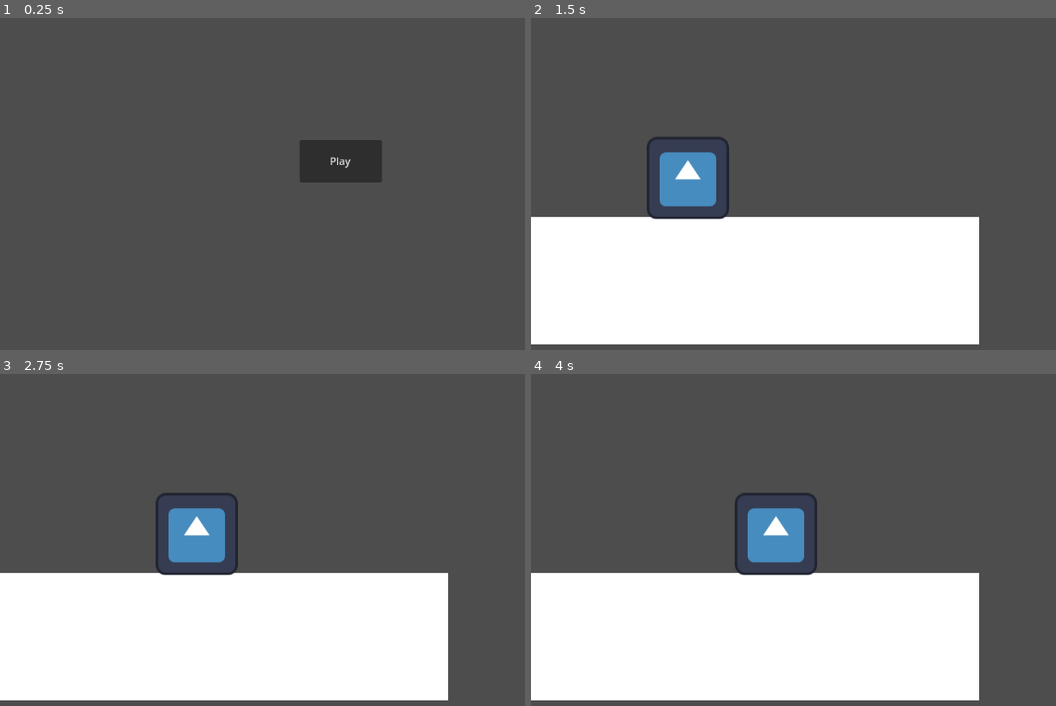
Above: before the commit, frames 1-4 (two rows, left to right).
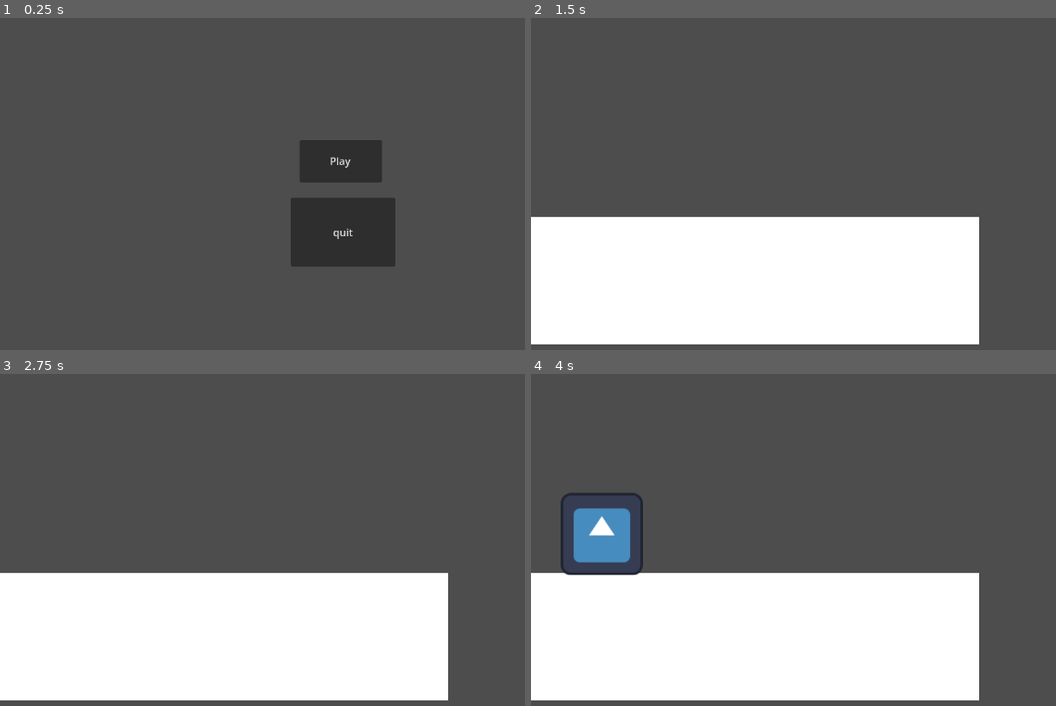
Above: after the commit, the same moments.

Repository: vincentcmartinez/holdit
Game: Godot game, scene res://src/game container/game_container.tscn
Two runs of this game, one before a commit and one after it. Both use one fixed random seed, a clock stepped at 60 frames per second and the inputs below. The engine's default icon, where the game draws it, is replaced by a stand-in: a white triangle on a blue panel in a dark square.
Inputs:
- Up to frame 1 (0.25 s): no input
- Up to frame 2 (1.5 s): click "Play" at 0.5 s
- Up to frame 3 (2.75 s): no input
- Up to frame 4 (4 s): no input

The runs differ from the first frame. In frame 1, 4.1% of the frame differs, in the area x 55-76%, y 54-75%; in frame 2, 2.3%; in frame 3, 2.3%; in frame 4, 4.6%, in the area x 5-55%, y 35-61%.

Commit message:
Added toy spawner, conveyor belt works

Diff:
--- a/hold-it!/main_menu.gd
+++ b/hold-it!/main_menu.gd
@@ -1,6 +1,9 @@
 extends CanvasLayer
 class_name MainMenu
 
-func _on_button_pressed() -> void:
+func _on_play_button_pressed() -> void:
 	get_tree().get_root().get_node("GameContainer").spawn_world()
 	queue_free()
+
+func _on_quit_button_pressed() -> void:
+	get_tree().quit()
--- a/hold-it!/project.godot
+++ b/hold-it!/project.godot
@@ -31,8 +31,9 @@
 [layer_names]
 
 2d_physics/layer_1="ConveyorBelt"
-2d_physics/layer_2="Toy"
-2d_physics/layer_3="ToyPart"
+2d_physics/layer_2="ConveyorBeltDetector"
+2d_physics/layer_3="Toy"
+2d_physics/layer_4="ToyPart"
 
 [rendering]
 
--- a/hold-it!/src/game container/world.tscn
+++ b/hold-it!/src/game container/world.tscn
@@ -1,16 +1,19 @@
-[gd_scene load_steps=4 format=3 uid="uid://dt88jd310wh84"]
+[gd_scene load_steps=5 format=3 uid="uid://dt88jd310wh84"]
 
 [ext_resource type="Script" path="res://src/game container/world.gd" id="1_ogvad"]
-[ext_resource type="PackedScene" uid="uid://bhpajphsy41nw" path="res://src/toys/toy_robot.tscn" id="2_c3sp0"]
+[ext_resource type="PackedScene" uid="uid://pqo80022h03m" path="res://src/toys/toy_spawner.tscn" id="2_m53fk"]
 
 [sub_resource type="RectangleShape2D" id="RectangleShape2D_psv0d"]
 size = Vector2(770, 140)
+
+[sub_resource type="RectangleShape2D" id="RectangleShape2D_fijah"]
+size = Vector2(751, 73)
 
 [node name="World" type="Node2D"]
 script = ExtResource("1_ogvad")
 
 [node name="ConveyorBelt" type="StaticBody2D" parent="."]
-collision_mask = 2
+collision_mask = 4
 
 [node name="ColorRect" type="ColorRect" parent="ConveyorBelt"]
 offset_left = -61.0
@@ -22,5 +25,12 @@
 position = Vector2(312, 382)
 shape = SubResource("RectangleShape2D_psv0d")
 
-[node name="ToyRobot" parent="." instance=ExtResource("2_c3sp0")]
-position = Vector2(242, 58)
+[node name="ConveyorDetector" type="Area2D" parent="ConveyorBelt"]
+collision_mask = 2
+
+[node name="CollisionShape2D" type="CollisionShape2D" parent="ConveyorBelt/ConveyorDetector"]
+position = Vector2(322, 345)
+shape = SubResource("RectangleShape2D_fijah")
+
+[node name="ToySpawner" parent="." instance=ExtResource("2_m53fk")]
+position = Vector2(32, 213)
--- a/hold-it!/src/menus/main_menu.tscn
+++ b/hold-it!/src/menus/main_menu.tscn
@@ -5,11 +5,19 @@
 [node name="MainMenu" type="CanvasLayer"]
 script = ExtResource("1_4iuuo")
 
-[node name="Button" type="Button" parent="."]
+[node name="PlayButton" type="Button" parent="."]
 offset_left = 466.0
 offset_top = 190.0
 offset_right = 594.0
 offset_bottom = 256.0
 text = "Play"
 
-[connection signal="pressed" from="Button" to="." method="_on_button_pressed"]
+[node name="QuitButton" type="Button" parent="."]
+offset_left = 452.0
+offset_top = 280.0
+offset_right = 615.0
+offset_bottom = 387.0
+text = "quit"
+
+[connection signal="pressed" from="PlayButton" to="." method="_on_play_button_pressed"]
+[connection signal="pressed" from="QuitButton" to="." method="_on_quit_button_pressed"]
--- a/hold-it!/src/toys/toy.gd
+++ b/hold-it!/src/toys/toy.gd
@@ -1,5 +1,16 @@
 extends RigidBody2D
 class_name Toy
 
+@onready var on_conveyor_belt : bool = false
+
 func _physics_process(delta: float) -> void:
-	position.x += 1
+	if on_conveyor_belt:
+		position.x += 1
+	if position.y > 500:
+		queue_free()
+
+func _on_conveyor_belt_area_area_entered(area: Area2D) -> void:
+	on_conveyor_belt = true
+
+func _on_conveyor_belt_area_area_exited(area: Area2D) -> void:
+	on_conveyor_belt = false
--- a/hold-it!/src/toys/toy.tscn
+++ b/hold-it!/src/toys/toy.tscn
@@ -3,12 +3,19 @@
 [ext_resource type="Script" path="res://src/toys/toy.gd" id="1_rb4ru"]
 
 [node name="Toy" type="RigidBody2D"]
-collision_layer = 2
+collision_layer = 4
 script = ExtResource("1_rb4ru")
 
 [node name="Sprite2D" type="Sprite2D" parent="."]
 
 [node name="CollisionShape2D" type="CollisionShape2D" parent="."]
 
+[node name="ConveyorBeltArea" type="Area2D" parent="."]
+collision_layer = 2
+
+[node name="CollisionShape2D" type="CollisionShape2D" parent="ConveyorBeltArea"]
+
 [connection signal="mouse_entered" from="." to="." method="_on_mouse_entered"]
 [connection signal="mouse_exited" from="." to="." method="_on_mouse_exited"]
+[connection signal="area_entered" from="ConveyorBeltArea" to="." method="_on_conveyor_belt_area_area_entered"]
+[connection signal="area_exited" from="ConveyorBeltArea" to="." method="_on_conveyor_belt_area_area_exited"]
--- a/hold-it!/src/toys/toy_robot.tscn
+++ b/hold-it!/src/toys/toy_robot.tscn
@@ -1,10 +1,13 @@
-[gd_scene load_steps=4 format=3 uid="uid://bhpajphsy41nw"]
+[gd_scene load_steps=5 format=3 uid="uid://bhpajphsy41nw"]
 
 [ext_resource type="PackedScene" uid="uid://b02npsu86bos3" path="res://src/toys/toy.tscn" id="1_pb3k1"]
 [ext_resource type="Texture2D" uid="uid://cdm0oc05uguy4" path="res://icon.svg" id="2_ho5um"]
 
 [sub_resource type="RectangleShape2D" id="RectangleShape2D_x70rd"]
 size = Vector2(128, 125)
+
+[sub_resource type="RectangleShape2D" id="RectangleShape2D_uh1y1"]
+size = Vector2(139, 137)
 
 [node name="ToyRobot" instance=ExtResource("1_pb3k1")]
 
@@ -14,3 +17,7 @@
 [node name="CollisionShape2D" parent="." index="1"]
 position = Vector2(0, 0.5)
 shape = SubResource("RectangleShape2D_x70rd")
+
+[node name="CollisionShape2D" parent="ConveyorBeltArea" index="0"]
+position = Vector2(-0.5, 0.5)
+shape = SubResource("RectangleShape2D_uh1y1")
--- /dev/null
+++ b/hold-it!/src/toys/toy_spawner.gd
@@ -0,0 +1,18 @@
+extends Node2D
+class_name ToySpawner
+
+@onready var toy_robot = preload("res://src/toys/toy_robot.tscn")
+
+@onready var toys = [toy_robot]
+
+func _physics_process(delta: float) -> void:
+	pass
+
+func spawn_random_toy():
+	var toy = toys.pick_random().instantiate()
+	toy.global_position = self.global_position
+	get_tree().get_root().get_node("GameContainer/World").add_child(toy)
+	toy.apply_central_impulse(Vector2(200,-100))
+
+func _on_spawn_timer_timeout() -> void:
+	spawn_random_toy()
--- /dev/null
+++ b/hold-it!/src/toys/toy_spawner.tscn
@@ -0,0 +1,14 @@
+[gd_scene load_steps=2 format=3 uid="uid://pqo80022h03m"]
+
+[ext_resource type="Script" path="res://src/toys/toy_spawner.gd" id="1_3iv2r"]
+
+[node name="ToySpawner" type="Node2D"]
+script = ExtResource("1_3iv2r")
+
+[node name="Sprite2D" type="Sprite2D" parent="."]
+
+[node name="SpawnTimer" type="Timer" parent="."]
+wait_time = 3.0
+autostart = true
+
+[connection signal="timeout" from="SpawnTimer" to="." method="_on_spawn_timer_timeout"]
